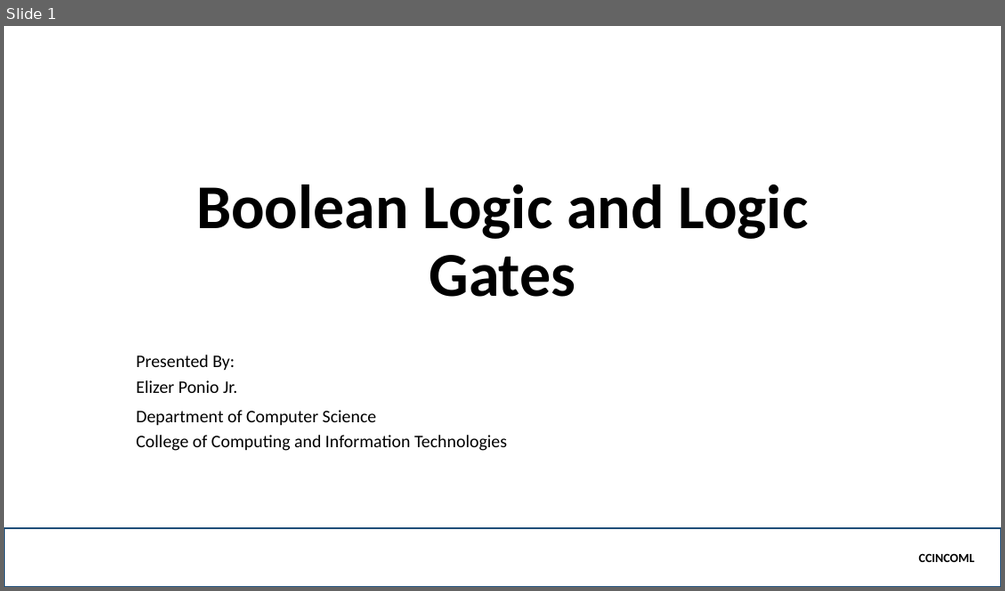
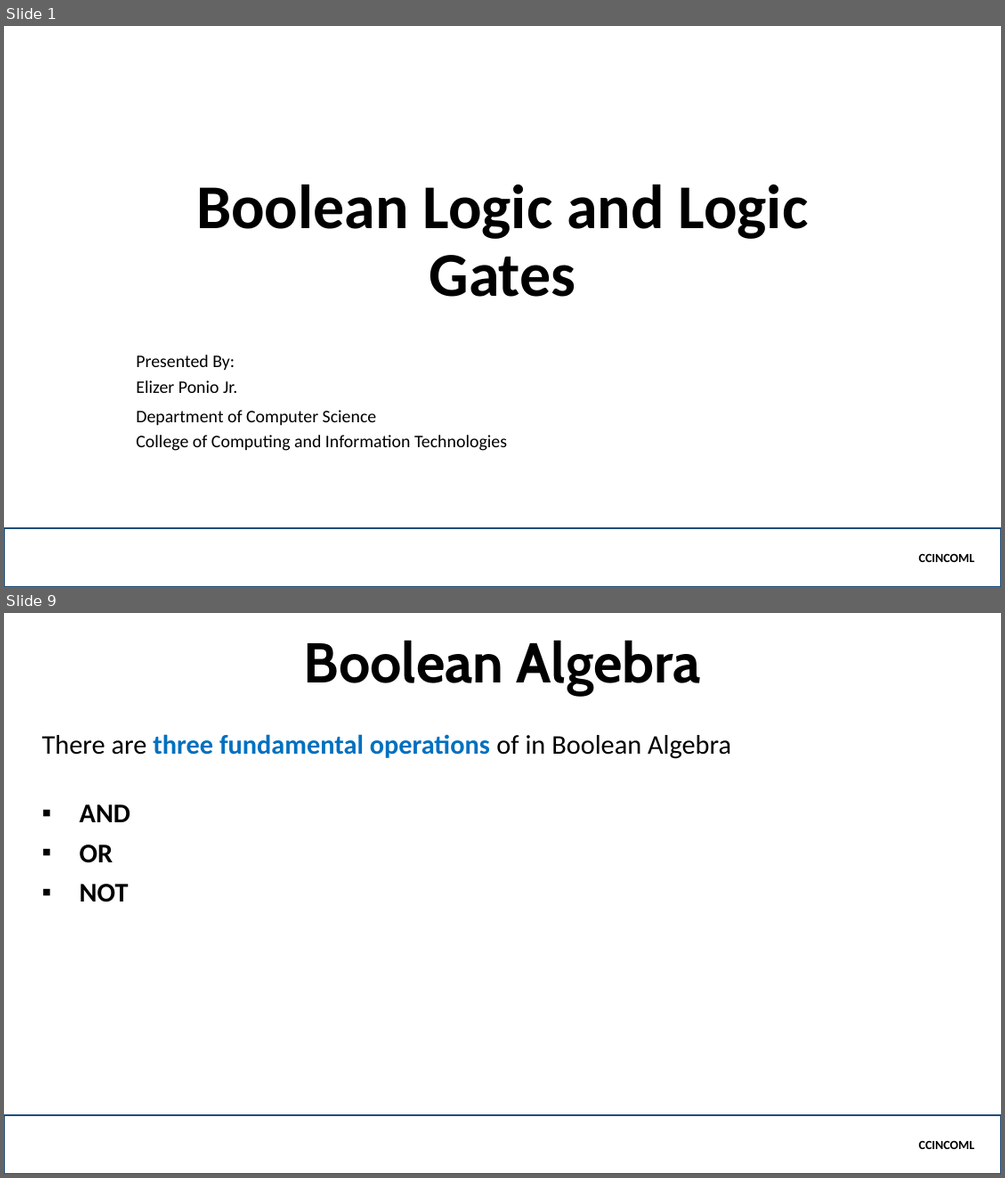
Before and after one commit to jamenggay/CCINCOML, a slide deck: Part 5 - Logic Gates/Boolean Logic and Logic Gates.pptx. Shown one above the other, each under a label of ours: slide 1 before the commit, slides 1 and 9 after it; the slides between them are not shown. The pictures are 1005x591 and 1005x1178 pixels, drawn with LibreOffice and Linux fonts; fonts in the diff are those of the drawing; background and template pictures are left out. Boxes give left, top, right and bottom in pixels: in the first picture for what was removed or moved away, otherwise in the second. Text is boxed around its words. In the diff, an @@ line names an element or a change of style, - is before the commit and + after.

```diff
--- a/Part 5 - Logic Gates/Boolean Logic and Logic Gates.pptx
+++ b/Part 5 - Logic Gates/Boolean Logic and Logic Gates.pptx
@@ slide 9 added at (4, 613, 1001, 1174), background picture (left out) @@
@@ title added at (304, 640, 701, 695), 54 pt, text #000000, bold @@
+Boolean Algebra
@@ text added at (42, 734, 731, 759), 26 pt, text #000000 @@
+There are three fundamental operations of in Boolean Algebra
@@ text added at (80, 804, 130, 902), 26 pt, text #000000, bold @@
+▪ AND
+▪ OR
+▪ NOT
@@ rectangle added at (4, 1115, 1001, 1174), outline #1F4E79 2.25 pt, 12 pt, text #000000, bold @@
+CCINCOML
```
Also in this commit, not shown: 1 slide changed, 12 other slides added, 1 slide removed.
